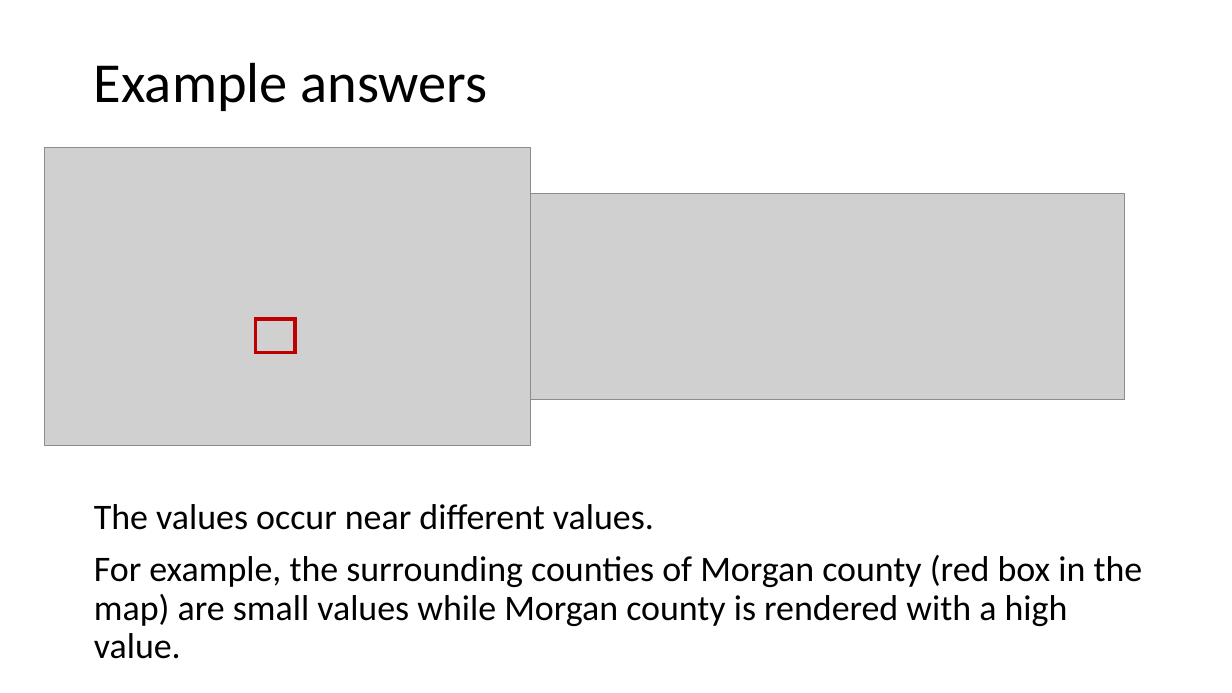
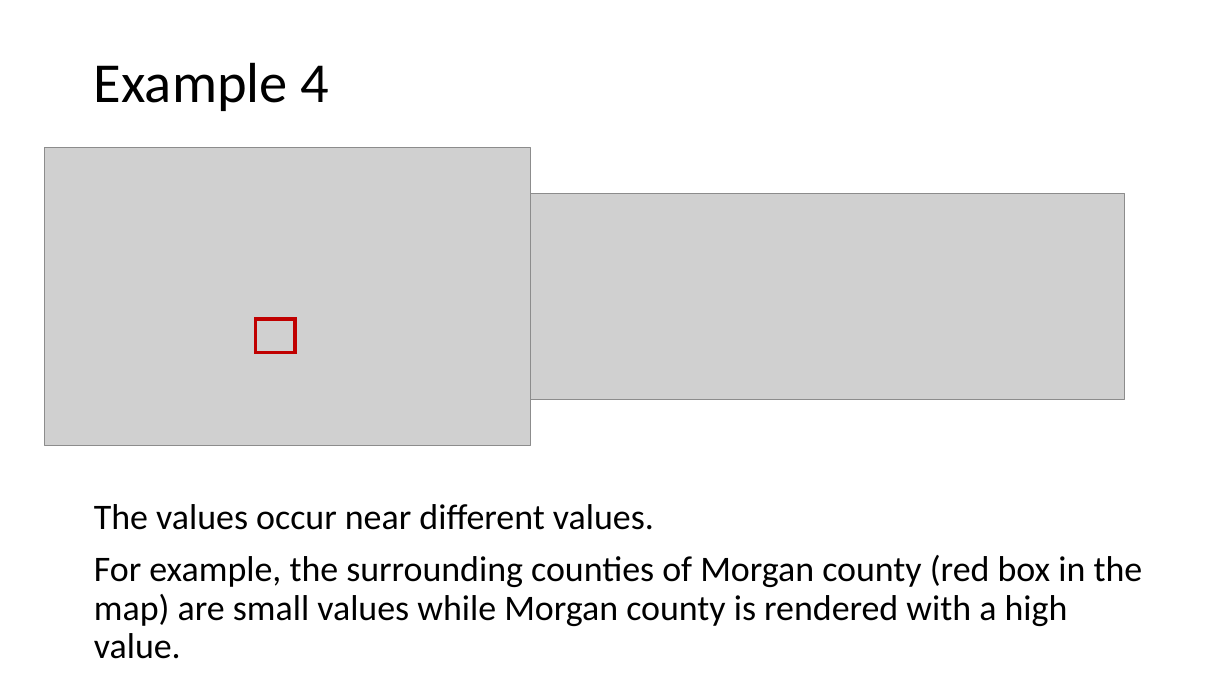
Before and after one commit to JialinLiOSU/choroColorRead, a slide deck: slide 9 of irb/Documents/Instructions - ScreenShots.pptx (slide 8 before the commit). Drawn at 1232x693 pixels with LibreOffice and Linux fonts; fonts in the diff are those of the drawing; grey boxes stand for pictures. Boxes give left, top, right and bottom in pixels: in the first picture for what was removed or moved away, otherwise in the second. Text is boxed around its words. In the diff, an @@ line names an element or a change of style, - is before the commit and + after.

```diff
--- a/irb/Documents/Instructions - ScreenShots.pptx
+++ b/irb/Documents/Instructions - ScreenShots.pptx
@@ title at <box>94,62,329,111</box>: text changed @@
-Example answers
+Example 4
```
Also in this commit, not shown: 8 other slides changed, 1 slide added, 16 other files.
